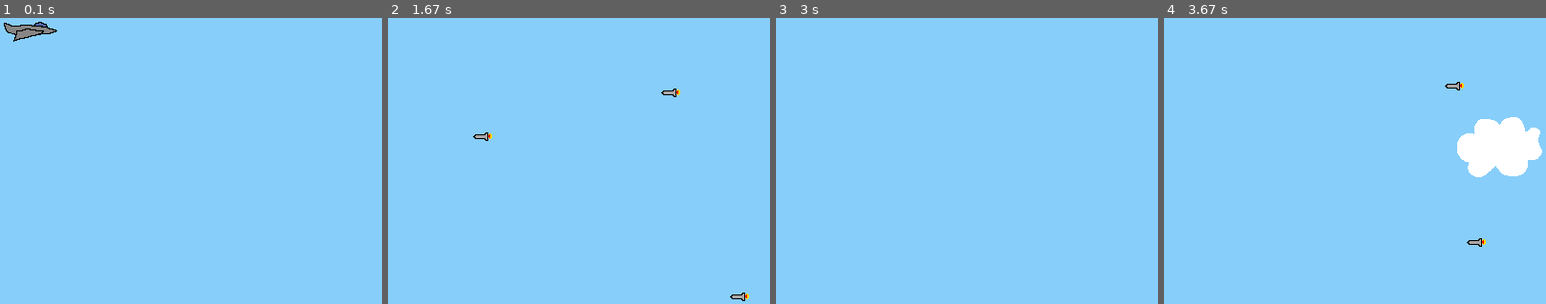
Above: before the commit, frames 1-4 (left to right).
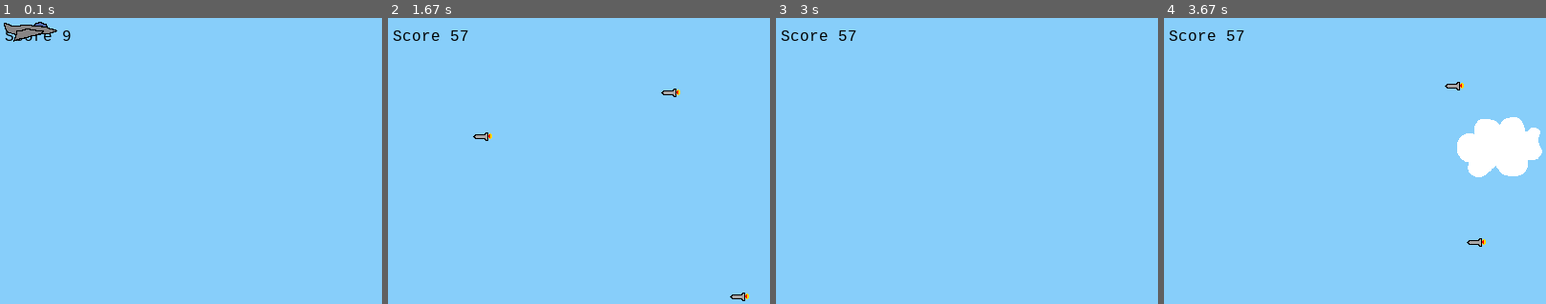
Above: after the commit, the same moments.

Repository: isaacsutor/pygame
Game: pygame game, started from pygameRect.py
Same seed, same stepped clock (60 frames per second), same inputs: the game is played once before the commit and once after it.
Inputs:
- Up to frame 1 (0.1 s): no input
- Up to frame 2 (1.67 s): hold Right 0.33-0.8 s; hold Up 0.83-1.13 s; hold Right 1.17-1.63 s
- Up to frame 3 (3 s): no input
- Up to frame 4 (3.67 s): no input
The pictures show only the part of the screen within x 0-50%, y 0-50%; the shares and areas given below are measured in that part.

The runs differ from the first frame. In frame 1, 0.1% of the frame differs, in the area x 1-19%, y 4-8%; in frame 2, 0.3%, in the area x 1-21%, y 4-8%; in frame 3, 0.3%; in frame 4, 0.3%.

Commit message:
running score added. score stops adding on death

Diff:
--- a/pygameRect.py
+++ b/pygameRect.py
@@ -79,7 +79,7 @@
 
 player = Player()
 
-
+myfont = pygame.font.SysFont("monospace", 16)
 background = pygame.Surface((screen.get_size()))
 background.fill((135, 206, 250))
 
@@ -88,7 +88,8 @@
 all_sprites = pygame.sprite.Group()
 all_sprites.add(player)
 
-
+score = 0
+stopscore = False
 # Variable to keep main loop running
 running = True
 
@@ -113,6 +114,10 @@
             clouds.add(new_cloud)
 
     screen.blit(background, (0, 0))
+    scoretext = myfont.render("Score {0}".format(score), 1, (0, 0, 0))
+    screen.blit(scoretext, (5, 10))
+    if not stopscore:
+        score += 1
     pressed_keys = pygame.key.get_pressed()
     player.update(pressed_keys)
     enemies.update()
@@ -122,5 +127,7 @@
 
     if pygame.sprite.spritecollideany(player, enemies):
         player.kill()
+        stopscore = True
+
 
     pygame.display.flip()
